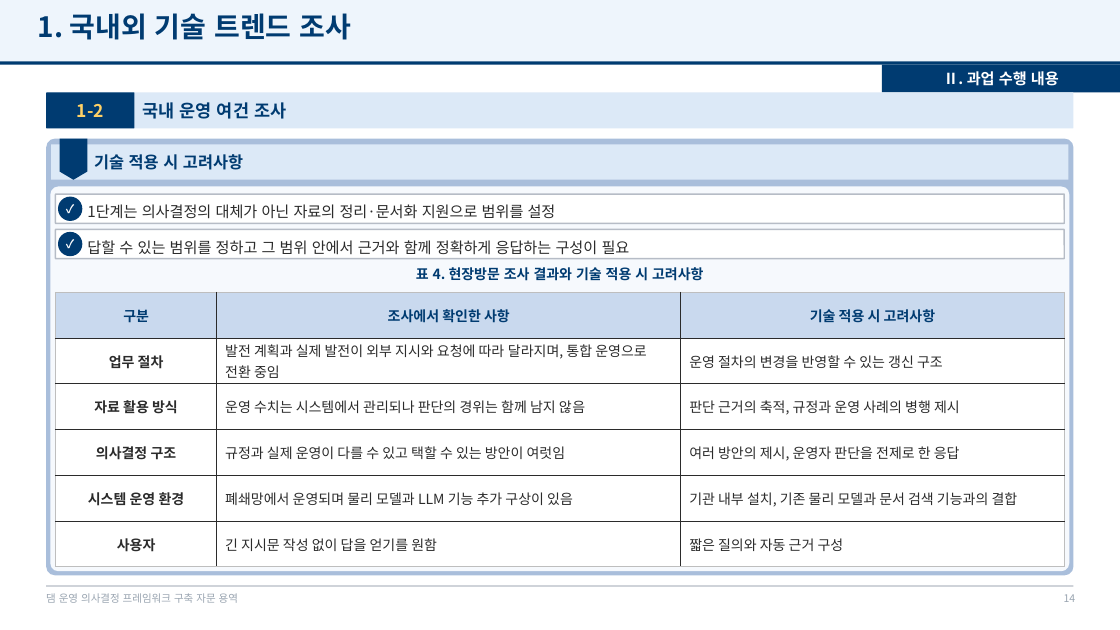
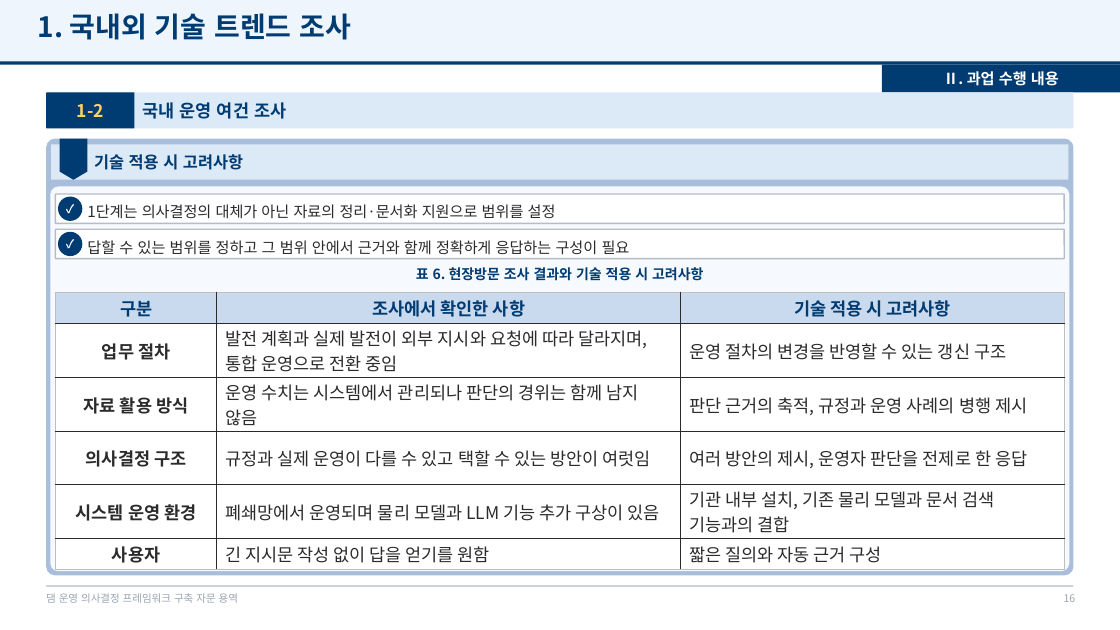
Before and after one commit to mkm1119/KGRAG-LLM, a slide deck: slide 16 of project_khnp/2026.12.09_최종보고회_발표자료_초안.pptx (slide 14 before the commit). Drawn at 1120x630 pixels with LibreOffice and Linux fonts; fonts in the diff are those of the drawing; background and template pictures are left out. Boxes give left, top, right and bottom in pixels: in the first picture for what was removed or moved away, otherwise in the second. Text is boxed around its words. In the diff, an @@ line names an element or a change of style, - is before the commit and + after.

```diff
--- a/project_khnp/2026.12.09_최종보고회_발표자료_초안.pptx
+++ b/project_khnp/2026.12.09_최종보고회_발표자료_초안.pptx
@@ text at (x1=416, y1=267, x2=703, y2=281): text changed @@
-표 4. 현장방문 조사 결과와 기술 적용 시 고려사항
+표 6. 현장방문 조사 결과와 기술 적용 시 고려사항
@@ table at (x1=55, y1=292, x2=1064, y2=567) @@
@@ size 12 to 15 pt @@
@@ page number at (x1=1064, y1=594, x2=1076, y2=602): text changed @@
-14
+16
```
Also in this commit, not shown: 17 other slides changed, 4 slides added, 2 other files.
